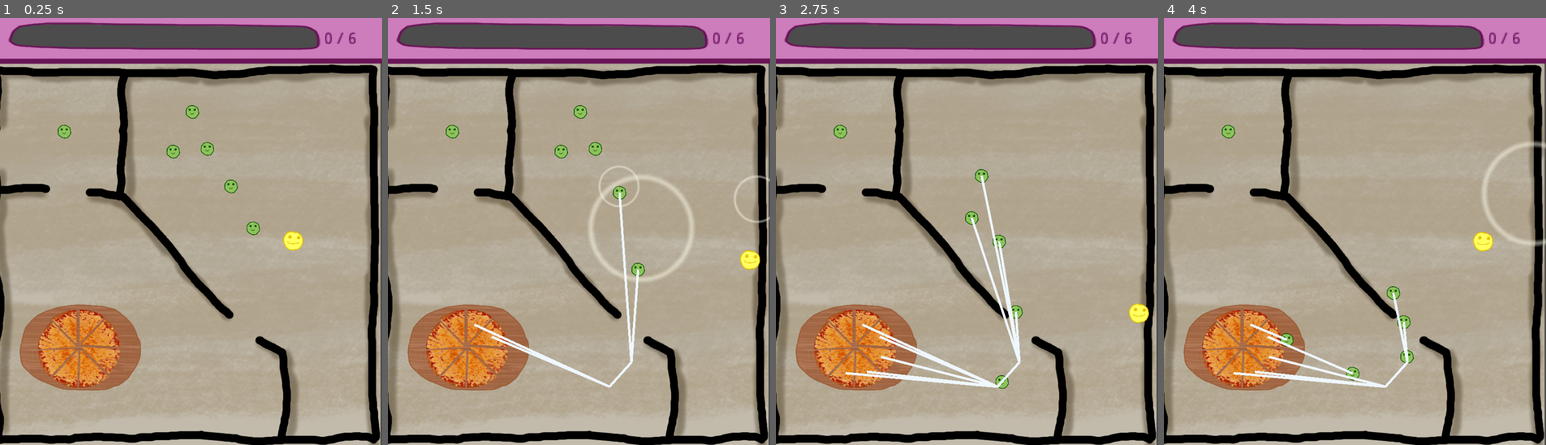
Above: before the commit, frames 1-4 (left to right).
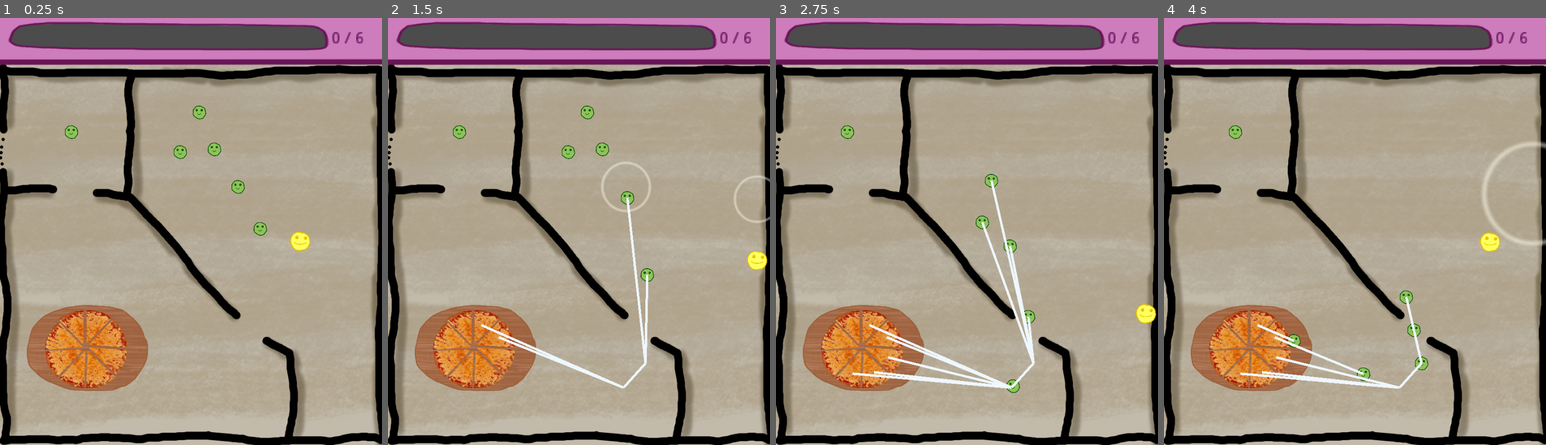
Above: after the commit, the same moments.

Repository: jalarimar/pizza
Game: Godot game, scene res://Level 1.tscn
Same seed, same stepped clock (60 frames per second), same inputs: the game is played once before the commit and once after it.
Inputs (mouse positions are in pixels of both pictures, inside the frame that each line leads up to):
- Up to frame 1 (0.25 s): no input
- Up to frame 2 (1.5 s): tap Enter at 0.5 s; move the mouse to (594, 150) at 0.52 s; hold D (right) 0.53-1.28 s; hold Space (space) 0.53-1.28 s; move the mouse to (617, 184) at 1.27 s; hold S (down) from 1.28 s (still down); tap Space (space) at 1.35 s
- Up to frame 3 (2.75 s): move the mouse to (1024, 316) at 2.02 s; release S (down) at 2.03 s; hold D (right) from 2.03 s (still down); hold Space (space) from 2.03 s (still down)
- Up to frame 4 (4 s): move the mouse to (1358, 218) at 2.77 s; release D (right) at 2.78 s; release Space (space) at 2.78 s; hold W (up) 2.78-3.53 s; tap Space (space) at 2.85 s; move the mouse to (1385, 244) at 3.52 s; hold A (left) from 3.53 s (still down); hold Space (space) from 3.53 s (still down)

The runs differ from the first frame. In frame 1, 18% of the frame differs, in the area x 0-100%, y 0-100%; in frame 2, 20%; in frame 3, 19%; in frame 4, 18%.

Commit message:
Fix ScoreBar

Diff:
--- a/Level 1.tscn
+++ b/Level 1.tscn
@@ -30,135 +30,135 @@
 outlines = [ PoolVector2Array( 16, 29, 264, 27, 261, 264, 167, 242, 166, 295, 264, 289, 494, 576, 540, 525, 281, 274, 283, 24, 786, 23, 793, 773, 635, 783, 621, 597, 554, 541, 515, 586, 595, 615, 604, 703, 590, 778, 19, 776, 15, 274, 137, 294, 136, 239, 19, 253 ) ]
 
 [node name="Level 1" type="Node2D"]
-position = Vector2( -15.0734, 100.991 )
 
-[node name="background" type="Sprite" parent="."]
+[node name="Content" type="Node2D" parent="."]
+position = Vector2( -0.336614, 102.044 )
+
+[node name="background" type="Sprite" parent="Content"]
 position = Vector2( 403.129, 401.197 )
 scale = Vector2( 0.347749, 0.355566 )
 texture = ExtResource( 1 )
 
-[node name="NotificationController" parent="." instance=ExtResource( 2 )]
+[node name="NotificationController" parent="Content" instance=ExtResource( 2 )]
 
-[node name="Walls2" type="StaticBody2D" parent="."]
+[node name="Walls2" type="StaticBody2D" parent="Content"]
 
-[node name="CollisionPolygon2D" type="CollisionPolygon2D" parent="Walls2"]
+[node name="CollisionPolygon2D" type="CollisionPolygon2D" parent="Content/Walls2"]
 polygon = PoolVector2Array( 265.797, 21.4163, 262.121, 266.937, 195.228, 263.261, 195.228, 275.758, 264.327, 286.049, 4 …(501 unchanged characters)…
 
-[node name="Pizza" type="Node2D" parent="."]
+[node name="Pizza" type="Node2D" parent="Content"]
 
-[node name="PizzaBox" type="Area2D" parent="Pizza" groups=[
+[node name="PizzaBox" type="Area2D" parent="Content/Pizza" groups=[
 "pizza_box",
 ]]
 position = Vector2( 181.204, 601.335 )
 script = ExtResource( 3 )
 
-[node name="StaticBody2D" type="StaticBody2D" parent="Pizza/PizzaBox"]
+[node name="StaticBody2D" type="StaticBody2D" parent="Content/Pizza/PizzaBox"]
 
-[node name="CollisionShape2D2" type="CollisionShape2D" parent="Pizza/PizzaBox/StaticBody2D"]
+[node name="CollisionShape2D2" type="CollisionShape2D" parent="Content/Pizza/PizzaBox/StaticBody2D"]
 position = Vector2( 2.33264, -2.3327 )
 shape = SubResource( 1 )
 
-[node name="CollisionShape2D" type="CollisionShape2D" parent="Pizza/PizzaBox"]
+[node name="CollisionShape2D" type="CollisionShape2D" parent="Content/Pizza/PizzaBox"]
 position = Vector2( 2.33264, -2.3327 )
 shape = SubResource( 2 )
 
-[node name="Table" type="Sprite" parent="Pizza/PizzaBox"]
+[node name="Table" type="Sprite" parent="Content/Pizza/PizzaBox"]
 position = Vector2( -10.2913, 15.5972 )
 scale = Vector2( 0.319832, 0.319519 )
 texture = ExtResource( 4 )
 
-[node name="Pizza" parent="Pizza" instance=ExtResource( 5 )]
+[node name="Pizza" parent="Content/Pizza" instance=ExtResource( 5 )]
 editor/display_folded = true
 position = Vector2( 195.878, 547.192 )
 
-[node name="cheese_pizza1" type="Sprite" parent="Pizza/Pizza"]
+[node name="cheese_pizza1" type="Sprite" parent="Content/Pizza/Pizza"]
 position = Vector2( -89.3305, 223.904 )
 texture = ExtResource( 6 )
 
-[node name="Pizza2" parent="Pizza" instance=ExtResource( 5 )]
+[node name="Pizza2" parent="Content/Pizza" instance=ExtResource( 5 )]
 editor/display_folded = true
 position = Vector2( 232.262, 572.693 )
 
-[node name="cheese_pizza2" type="Sprite" parent="Pizza/Pizza2"]
+[node name="cheese_pizza2" type="Sprite" parent="Content/Pizza/Pizza2"]
 position = Vector2( -256.193, 108.184 )
 texture = ExtResource( 7 )
 
-[node name="Pizza3" parent="Pizza" instance=ExtResource( 5 )]
+[node name="Pizza3" parent="Content/Pizza" instance=ExtResource( 5 )]
 editor/display_folded = true
 position = Vector2( 234.935, 614.595 )
 
-[node name="cheese_pizza3" type="Sprite" parent="Pizza/Pizza3"]
+[node name="cheese_pizza3" type="Sprite" parent="Content/Pizza/Pizza3"]
 position = Vector2( -272.036, -78.2795 )
 texture = ExtResource( 8 )
 
-[node name="Pizza4" parent="Pizza" instance=ExtResource( 5 )]
+[node name="Pizza4" parent="Content/Pizza" instance=ExtResource( 5 )]
 editor/display_folded = true
 position = Vector2( 205.031, 645.76 )
 
-[node name="cheese_pizza4" type="Sprite" parent="Pizza/Pizza4"]
+[node name="cheese_pizza4" type="Sprite" parent="Content/Pizza/Pizza4"]
 position = Vector2( -124.268, -208.085 )
 texture = ExtResource( 9 )
 
-[node name="Pizza5" parent="Pizza" instance=ExtResource( 5 )]
+[node name="Pizza5" parent="Content/Pizza" instance=ExtResource( 5 )]
 editor/display_folded = true
 position = Vector2( 160.608, 648.704 )
 
-[node name="cheese_pizza5" type="Sprite" parent="Pizza/Pizza5"]
+[node name="cheese_pizza5" type="Sprite" parent="Content/Pizza/Pizza5"]
 position = Vector2( 78.9045, -220.774 )
 texture = ExtResource( 10 )
 
-[node name="Pizza6" parent="Pizza" instance=ExtResource( 5 )]
+[node name="Pizza6" parent="Content/Pizza" instance=ExtResource( 5 )]
 editor/display_folded = true
 position = Vector2( 129.888, 621.619 )
 
-[node name="cheese_pizza6" type="Sprite" parent="Pizza/Pizza6"]
+[node name="cheese_pizza6" type="Sprite" parent="Content/Pizza/Pizza6"]
 position = Vector2( 209.336, -91.2314 )
 texture = ExtResource( 11 )
 
-[node name="Pizza7" parent="Pizza" instance=ExtResource( 5 )]
+[node name="Pizza7" parent="Content/Pizza" instance=ExtResource( 5 )]
 editor/display_folded = true
 position = Vector2( 130.58, 576.95 )
 
-[node name="cheese_pizza7" type="Sprite" parent="Pizza/Pizza7"]
+[node name="cheese_pizza7" type="Sprite" parent="Content/Pizza/Pizza7"]
 position = Vector2( 203.293, 115.577 )
 texture = ExtResource( 12 )
 
-[node name="Pizza8" parent="Pizza" instance=ExtResource( 5 )]
+[node name="Pizza8" parent="Content/Pizza" instance=ExtResource( 5 )]
 editor/display_folded = true
 position = Vector2( 158.256, 546.576 )
 
-[node name="cheese_pizza8" type="Sprite" parent="Pizza/Pizza8"]
+[node name="cheese_pizza8" type="Sprite" parent="Content/Pizza/Pizza8"]
 position = Vector2( 64.3373, 233.318 )
 texture = ExtResource( 13 )
 
-[node name="Player" parent="." instance=ExtResource( 14 )]
+[node name="Player" parent="Content" instance=ExtResource( 14 )]
 position = Vector2( 628.84, 372.156 )
 
-[node name="Friend" parent="." instance=ExtResource( 15 )]
+[node name="Friend" parent="Content" instance=ExtResource( 15 )]
 position = Vector2( 449.352, 179.25 )
 
-[node name="Friend3" parent="." instance=ExtResource( 15 )]
+[node name="Friend3" parent="Content" instance=ExtResource( 15 )]
 position = Vector2( 498.827, 257.794 )
 
-[node name="Friend4" parent="." instance=ExtResource( 15 )]
+[node name="Friend4" parent="Content" instance=ExtResource( 15 )]
 position = Vector2( 545.294, 345.359 )
 
-[node name="Friend5" parent="." instance=ExtResource( 15 )]
+[node name="Friend5" parent="Content" instance=ExtResource( 15 )]
 position = Vector2( 377.753, 184.978 )
 
-[node name="Friend6" parent="." instance=ExtResource( 15 )]
+[node name="Friend6" parent="Content" instance=ExtResource( 15 )]
 position = Vector2( 417.849, 101.923 )
 
-[node name="Friend2" parent="." instance=ExtResource( 15 )]
+[node name="Friend2" parent="Content" instance=ExtResource( 15 )]
 position = Vector2( 149.772, 143.194 )
 
-[node name="NavigationController" type="Navigation2D" parent="."]
+[node name="NavigationController" type="Navigation2D" parent="Content"]
 script = ExtResource( 16 )
 
-[node name="NavigationPolygonInstance2" type="NavigationPolygonInstance" parent="NavigationController"]
+[node name="NavigationPolygonInstance2" type="NavigationPolygonInstance" parent="Content/NavigationController"]
 navpoly = SubResource( 3 )
 
 [node name="ScoreBar" parent="." instance=ExtResource( 17 )]
-position = Vector2( 468.405, 406.926 )
-scale = Vector2( 1.0039, 0.995431 )
-[connection signal="body_entered" from="Pizza/PizzaBox" to="Pizza/PizzaBox" method="on_body_enter"]
+[connection signal="body_entered" from="Content/Pizza/PizzaBox" to="Content/Pizza/PizzaBox" method="on_body_enter"]
--- a/ScoreBar.gd
+++ b/ScoreBar.gd
@@ -2,6 +2,10 @@
 
 var nFriends = 0
 var currentScore = 0
+
+onready var bar_start = $GreenBarStart.position
+onready var bar_end = $GreenBarEnd.position
+
 
 func _ready():
 	for friend in get_tree().get_nodes_in_group("friend"):
@@ -9,7 +13,9 @@
 		friend.connect("eat", self, "add_to_score")
 
 # Called every frame. 'delta' is the elapsed time since the previous frame.
-func _process(delta):
+func _physics_process(delta):
+	print(currentScore / nFriends)
+	$GreenBarTip.position = bar_start + (bar_end - bar_start) * (float(currentScore) / float(nFriends))
 	$RichTextLabel.text = str(currentScore) + " / " + str(nFriends)
 
 func add_to_score(coolness):
--- a/ScoreBar.tscn
+++ b/ScoreBar.tscn
@@ -5,22 +5,32 @@
 [ext_resource path="res://score bar.png" type="Texture" id=3]
 
 [node name="ScoreBar" type="Node2D"]
-position = Vector2( 375.531, 397.8 )
-scale = Vector2( 0.787885, 0.781239 )
 script = ExtResource( 1 )
 
-[node name="Green bar" type="Sprite" parent="."]
-position = Vector2( -945.487, -466.427 )
+[node name="GreenBarStart" type="Position2D" parent="."]
+position = Vector2( 17.5935, 54.3602 )
+
+[node name="GreenBarEnd" type="Position2D" parent="."]
+position = Vector2( 696.643, 55.3716 )
+
+[node name="GreenBarTip" type="Position2D" parent="."]
+position = Vector2( -6.94397, 49.1206 )
+
+[node name="Green bar" type="Sprite" parent="GreenBarTip"]
+position = Vector2( -339.612, -5.66719 )
+scale = Vector2( 0.661654, 0.661654 )
 texture = ExtResource( 2 )
 
 [node name="Score bar" type="Sprite" parent="."]
+position = Vector2( 464.99, 524.507 )
+scale = Vector2( 1.03113, 1.03113 )
 texture = ExtResource( 3 )
 
 [node name="RichTextLabel" type="RichTextLabel" parent="."]
 modulate = Color( 0.396078, 0.00392157, 0.352941, 1 )
-margin_left = 223.515
-margin_top = -475.033
-margin_right = 323.515
-margin_bottom = -435.033
+margin_left = 693.566
+margin_top = 33.6463
+margin_right = 793.566
+margin_bottom = 73.6463
 rect_scale = Vector2( 2.37069, 2.37069 )
 text = "1 / 2"
